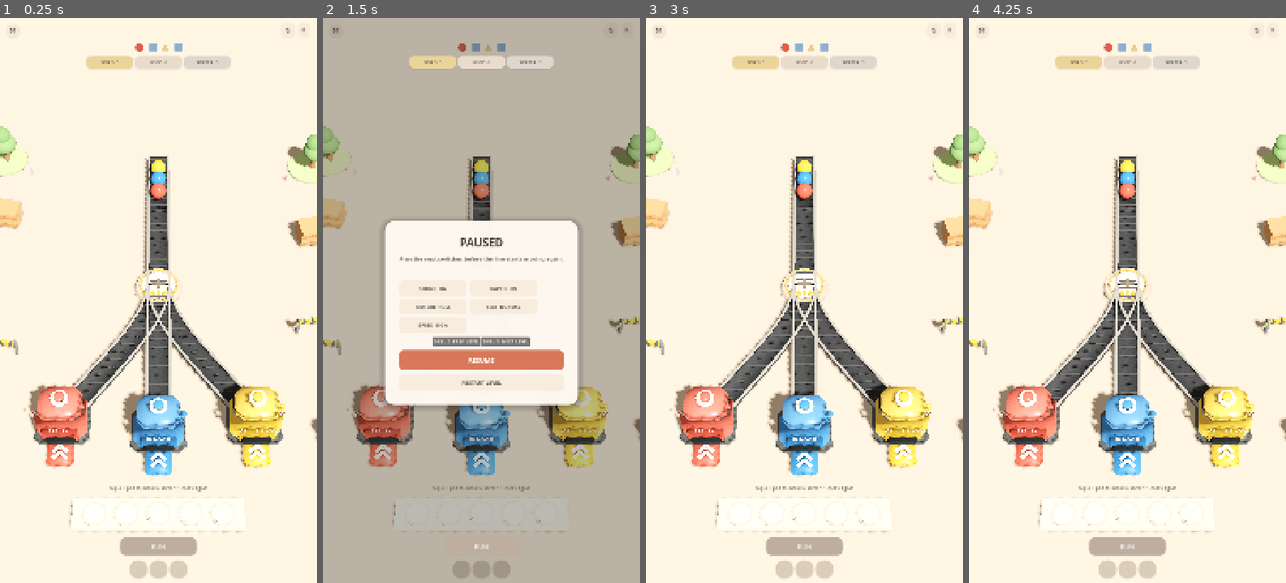
Above: before the commit, frames 1-4 (left to right).
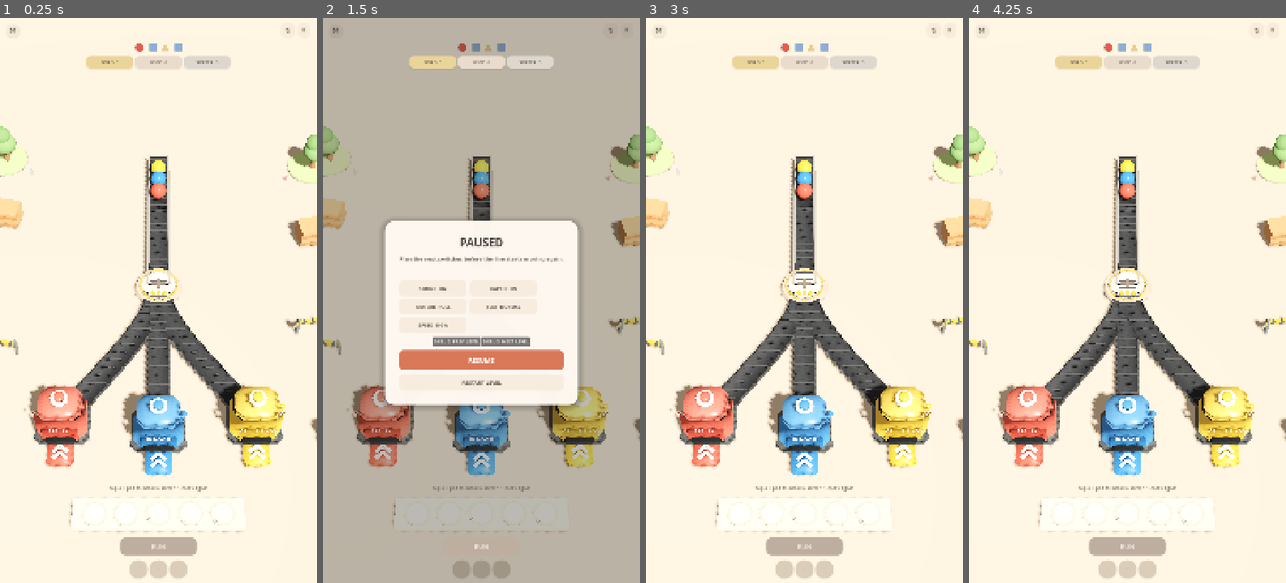
Above: after the commit, the same moments.

Repository: mocchaust64/rail_game
Game: Godot game, scene res://app/main.tscn
The game is run twice, just before and just after one commit, with the same random seed, the same clock (stepped at 60 frames per second) and the same inputs.
Inputs:
- Up to frame 1 (0.25 s): no input
- Up to frame 2 (1.5 s): click "↻" at 0.5 s; click "Ⅱ" at 1.25 s
- Up to frame 3 (3 s): click "TEXT NORMAL" at 2 s; click "RESTART LEVEL" at 2.75 s
- Up to frame 4 (4.25 s): click "↻" at 3.5 s

The runs differ from the first frame. In frame 1, 1.4% of the frame differs, in the area x 22-77%, y 46-72%; in frame 2, less than 0.1%; in frame 3, 1.4%; in frame 4, 1.4%.

Commit message:
art: remove side rails from permanent sorter exits

Diff:
--- a/game/level_builder.gd
+++ b/game/level_builder.gd
@@ -49,10 +49,6 @@
     var item_pool := ItemPool.new(world, pool_size)
     VisualFactory.create_floor(world, occupied)
     var buffer_chute := VisualFactory.create_buffer_chute(world)
-
-    # The whole physical conveyor network is level infrastructure. It is visible
-    # before the player builds anything so planning means reading a real factory,
-    # not guessing which rails will appear later.
     _draw_tracks(nodes_by_id, positions, world)
 
     var sources: Dictionary = {}
@@ -122,10 +118,14 @@
         var node_type := String(node.get("type", "normal"))
 
         # Sorter outputs are permanent physical conveyors. Building the sorter
-        # only enables colour routing; it never creates or removes track geometry.
+        # only enables colour routing; it never creates/removes track geometry.
+        # Their side guide rails stay hidden because six white edges per sorter
+        # create visual spaghetti on dense puzzle boards. The dark belt itself is
+        # the readable permanent infrastructure.
         var default_belt := node_type != "junction"
+        var default_guides := node_type != "sorter_site"
         var show_belt := bool(node.get("belt", default_belt))
-        var show_guides := bool(node.get("guides", true))
+        var show_guides := bool(node.get("guides", default_guides))
 
         for raw_target in targets:
             var target := String(raw_target)
@@ -134,7 +134,6 @@
             var key := "%s>%s" % [id, target]
             if drawn.has(key):
                 continue
-
             var start: Vector3 = positions[id]
             var finish: Vector3 = positions[target]
             var points := TrackGeometry.path_for(id, target, start, finish)
